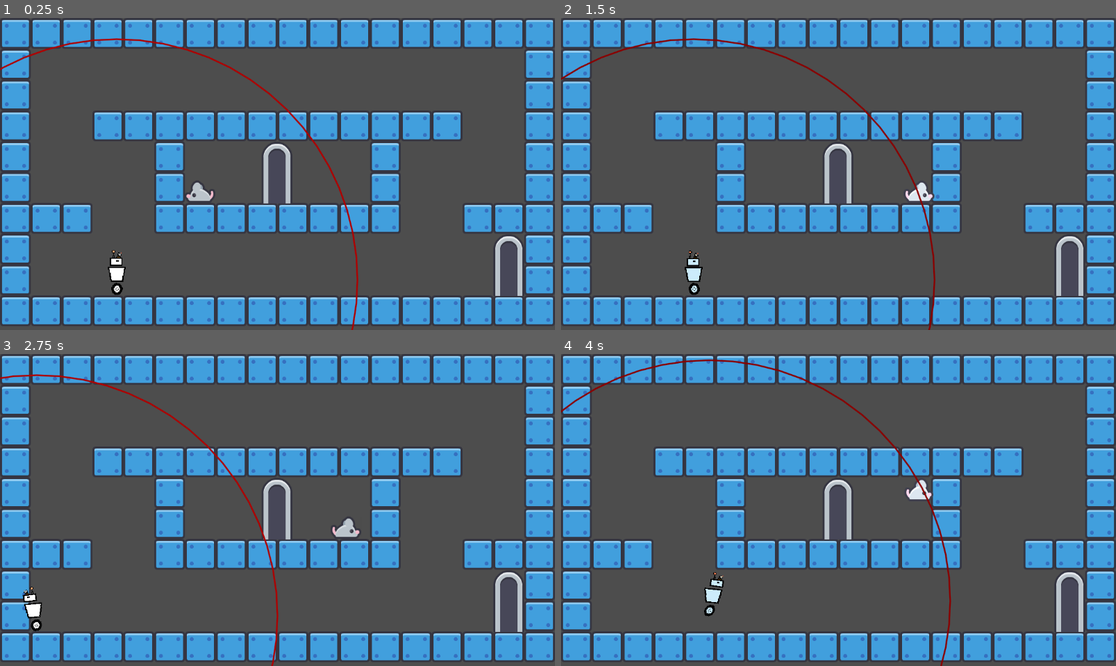
Above: before the commit, frames 1-4 (two rows, left to right).
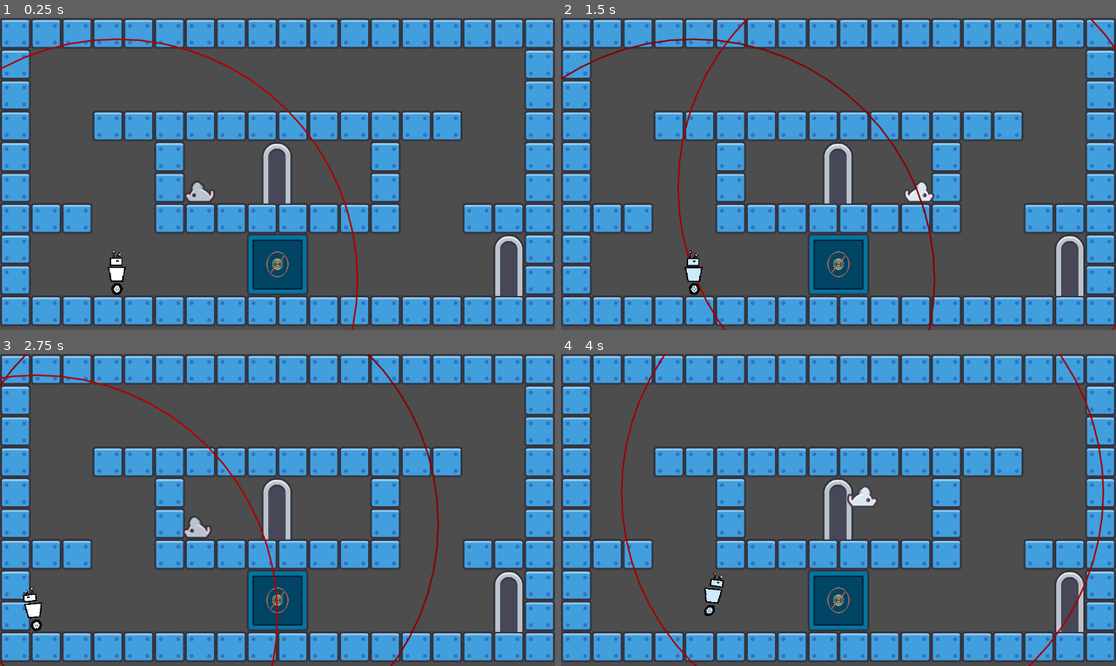
Above: after the commit, the same moments.

Repository: failstream/prototype-waveform-platformer
Game: Godot game, scene res://_test_scenes/new_level.tscn
Same seed, same stepped clock (60 frames per second), same inputs: the game is played once before the commit and once after it. This scene is started directly instead of the project's main scene.
Inputs:
- Up to frame 1 (0.25 s): no input
- Up to frame 2 (1.5 s): tap Enter (ui_accept) at 0.5 s; hold Right (right) from 0.53 s (still down); tap S (swap_character) at 0.6 s; tap Space (jump) at 0.77 s; tap A (toggle_wave_field) at 1.35 s
- Up to frame 3 (2.75 s): tap Space (jump) at 1.52 s; release Right (right) at 2.03 s; hold Left (left) from 2.03 s (still down); tap S (swap_character) at 2.1 s
- Up to frame 4 (4 s): release Left (left) at 2.78 s; hold Right (right) from 2.78 s (still down); tap A (toggle_wave_field) at 2.85 s; tap Space (jump) at 3.02, 3.77 s; tap S (swap_character) at 3.6 s

The runs differ from the first frame. In frame 1, 1.9% of the frame differs, in the area x 44-56%, y 69-89%; in frame 2, 2.3%; in frame 3, 2.7%; in frame 4, 3.8%, in the area x 0-98%, y 0-100%.

Commit message:
transmission area

Diff:
--- a/_test_scenes/new_level.tscn
+++ b/_test_scenes/new_level.tscn
@@ -1,13 +1,17 @@
-[gd_scene load_steps=6 format=4 uid="uid://br7ath8q2a4st"]
+[gd_scene load_steps=7 format=4 uid="uid://br7ath8q2a4st"]
 
 [ext_resource type="Script" uid="uid://c8n1mjk68o73k" path="res://gametree/level_root.gd" id="1_aedig"]
 [ext_resource type="TileSet" uid="uid://bcwq4dv7nibn2" path="res://tilemaps/base_tileset.tres" id="2_eagfs"]
 [ext_resource type="PackedScene" uid="uid://d03jhm5tmmkij" path="res://objects/door/door.tscn" id="3_ym4xb"]
 [ext_resource type="PackedScene" uid="uid://k70btbum306m" path="res://characters/mouse/mouse.tscn" id="5_0pe0e"]
 [ext_resource type="PackedScene" uid="uid://ddkquk3mno5l8" path="res://characters/robot/robot.tscn" id="5_ym4xb"]
+[ext_resource type="PackedScene" uid="uid://deuer31dnou3a" path="res://objects/transmission_modifiers/transmission_changer_area/transmission_changer.tscn" id="6_c33sv"]
 
 [node name="NewLevel" type="Node2D"]
 script = ExtResource("1_aedig")
+
+[node name="TransmissionChanger" parent="." instance=ExtResource("6_c33sv")]
+position = Vector2(576, 512)
 
 [node name="TileMapLayer" type="TileMapLayer" parent="."]
 tile_map_data = PackedByteArray("AAAAAAAAAAAAAAAAAAABAAAAAAAAAAAAAAACAAAAAAAAAAAAAAADAAAAAAAAAAAAAAAGAAAAAAAAAAAAAAAHAA …(1200 unchanged characters)…
--- a/characters/abstract/base_character.gd
+++ b/characters/abstract/base_character.gd
@@ -242,12 +242,13 @@
 
 func _toggle_transmission() -> void:
 
-  _is_currently_sending = not _is_currently_sending
+  set_transmission_status(not _is_currently_sending)
 
 
 func set_transmission_status(value: bool) -> void:
 
   _is_currently_sending = value
+  queue_redraw()
 
 
 func set_transmission_toggle_capability(value: bool) -> void:
--- a/objects/TransmissionArea/TransmissionArea.tscn
+++ /dev/null
@@ -1,5 +0,0 @@
-[gd_scene format=3 uid="uid://deuer31dnou3a"]
-
-[node name="TransmissionArea" type="Node2D"]
-
-[node name="Area2D" type="Area2D" parent="."]
--- a/objects/TransmissionArea/transmission_modifier_area.gd
+++ /dev/null
@@ -1,79 +0,0 @@
-## transmission_modifier_area.gd
-
-class_name TransmissionModifierArea
-extends Area2D
-## An area that changes the ability of the character that enters it. Can be set to change it back on
-## exit or to leave it. What if character overlaps two areas?
-
-## Transmission Possibilities:
-  ## ON ENTER
-  ## 1) Forces transmission ON
-  ## 2) Forces transmission OFF
-  ##
-  ## ON EXIT
-  ## 1) Leaves transmission FORCED in the position it is in.
-  ## 2) Turns transmission off and returns character to default state.
-  ## 3) Turns transmission off and returns character to previous state.
-
-## Receiving Possibilities:
-  ## ON ENTER
-  ## 1) Forces receiving ON
-  ## 2) Forces receiving OFF
-  ##
-  ## ON EXIT
-  ## 1) Leaves receiving FORCED in the position it is in.
-  ## 2) Returns to the character default state.
-  ## 3) Returns to the character's previous state.
-
-## Switching Possibilities:
-  ## ON ENTER (player controlled)
-  ## 1) Disallows character switching
-  ## 2) Allows character switching
-  ##
-  ## ON EXIT (player controlled)
-  ## 1) Returns to default state
-  ## 2) Returns to previous state
-
-enum Type { FORCE_ON, FORCE_OFF, NO_CHANGE }
-
-@export var affects_transmission: Type = Type.NO_CHANGE
-@export var affects_receiving: Type = Type.NO_CHANGE
-@export var affects_switching: Type = Type.NO_CHANGE
-
-
-var previous_values: Dictionary[BaseCharacter, Dictionary] = {}
-
-
-func _ready() -> void:
-
-  connect(&"area_entered", _area_entered)
-  connect(&"area_exited", _area_exited)
-
-
-func _area_entered(area: Area2D) -> void:
-
-  if area.get_parent() is BaseCharacter:
-    _character_entered(area.get_parent())
-
-
-func _area_exited(area: Area2D) -> void:
-
-   if area.get_parent() is BaseCharacter:
-    pass
-
-
-func _character_entered(character: BaseCharacter) -> void:
-
-  assert(not previous_values.has(character))
-  match affects_transmission:
-    Type.FORCE_ON:
-      character.set_transmission_toggle_capability(false)
-      character.set_transmission_status(true)
-    Type.FORCE_OFF:
-      character.set_transmission_toggle_capability(false)
-      character.set_transmission_status(true)
-  match affects_receiving:
-    Type.FORCE_ON:
-      character.set_receiving_status(true)
-    Type.FORCE_OFF:
-      character.set_receiving_status(false)
--- /dev/null
+++ b/objects/transmission_modifiers/area_scripts/character_affecting_area2d.gd
@@ -0,0 +1,45 @@
+## character_affecting_area2d.gd
+
+@abstract
+class_name CharacterAffectingArea2D
+extends Area2D
+## An Area2D class that tracks BaseCharacters that enter it. Keeps an array of BaseCharacters to track
+## what characters are already in the area.
+
+var overlapping_characters: Array[BaseCharacter] = []
+
+func _ready() -> void:
+
+  connect(&"area_entered", _area_entered)
+  connect(&"area_exited", _area_exited)
+
+
+func tracks_character_type(_character: BaseCharacter) -> bool:
+  return true
+
+func character_present(character: BaseCharacter) -> bool:
+  if overlapping_characters.has(character):
+    return true
+  return false
+
+
+func _area_entered(area: Area2D) -> void:
+
+  var area_parent: Node = area.get_parent()
+  if area_parent is BaseCharacter and tracks_character_type(area_parent) and not overlapping_characters.has(area_parent):
+    character_entered(area_parent)
+
+
+func _area_exited(area: Area2D) -> void:
+
+  var area_parent: Node = area.get_parent()
+  if area_parent is BaseCharacter and overlapping_characters.has(area_parent):
+    character_exited(area_parent)
+
+
+func character_entered(character: BaseCharacter) -> void:
+  overlapping_characters.append(character)
+
+
+func character_exited(character: BaseCharacter) -> void:
+  overlapping_characters.remove_at(overlapping_characters.find(character))
--- /dev/null
+++ b/objects/transmission_modifiers/area_scripts/receiving_area2d.gd
@@ -0,0 +1,31 @@
+## receiving_area2d.gd
+
+class_name ReceivingArea2D
+extends CharacterAffectingArea2D
+
+enum Action { ON, OFF }
+enum ExitAction { LEAVE, DEFAULT, PREVIOUS }
+
+@export var effect: Action
+@export var on_exit: ExitAction
+
+var previous_toggle_value: Dictionary[BaseCharacter, bool] = {}
+
+func character_entered(character: BaseCharacter) -> void:
+  super.character_entered(character)
+  previous_toggle_value[character] = character._is_currently_receiving
+  if effect == Action.ON:
+    character.set_receiving_status(true)
+  else:
+    character.set_receiving_status(false)
+
+
+func character_exited(character: BaseCharacter) -> void:
+  super.character_exited(character)
+  if on_exit == ExitAction.LEAVE:
+    pass # do nothing
+  elif on_exit == ExitAction.DEFAULT:
+    character.set_receiving_status(character.can_receive_signals)
+  elif on_exit == ExitAction.PREVIOUS:
+    character.set_receiving_status(previous_toggle_value[character])
+  previous_toggle_value.erase(character)
--- /dev/null
+++ b/objects/transmission_modifiers/area_scripts/transmission_area2d.gd
@@ -0,0 +1,33 @@
+## transmission_area2d.gd
+
+class_name TransmissionArea2D
+extends CharacterAffectingArea2D
+
+enum Action { ON, OFF }
+enum ExitAction { LEAVE, DEFAULT, PREVIOUS }
+
+@export var effect: Action
+@export var on_exit: ExitAction
+
+var previous_toggle_value: Dictionary[BaseCharacter, bool] = {}
+
+func character_entered(character: BaseCharacter) -> void:
+  super.character_entered(character)
+  previous_toggle_value[character] = character._can_toggle_sending
+  if effect == Action.ON:
+    character.set_transmission_toggle_capability(false)
+    character.set_transmission_status(true)
+  else:
+    character.set_transmission_toggle_capability(false)
+    character.set_transmission_status(false)
+
+
+func character_exited(character: BaseCharacter) -> void:
+  super.character_exited(character)
+  if on_exit == ExitAction.LEAVE:
+    pass # do nothing
+  elif on_exit == ExitAction.DEFAULT:
+    character.set_transmission_toggle_capability(character.can_toggle_sending)
+  elif on_exit == ExitAction.PREVIOUS:
+    character.set_transmission_toggle_capability(previous_toggle_value[character])
+  previous_toggle_value.erase(character)
--- /dev/null
+++ b/objects/transmission_modifiers/transmission_changer_area/transmission_changer.gd
@@ -0,0 +1,34 @@
+
+@tool
+extends Node2D
+
+@export var sprite_2d: Sprite2D
+@export var collision_shape_2d: CollisionShape2D
+@export var nine_patch_rect: NinePatchRect
+
+
+const TILE_SIZE: int = 64
+
+## The size of the transmission area in tiles
+@export var size_in_tiles: Vector2 = Vector2(2, 2):
+  set(value):
+    size_in_tiles = value
+    set_sprite_2d_size()
+    set_collision_shape_size()
+
+
+func get_pixel_size() -> Vector2:
+  return size_in_tiles * TILE_SIZE
+
+
+func set_collision_shape_size() -> void:
+  if not collision_shape_2d:
+    return
+  collision_shape_2d.shape.extents = get_pixel_size() / 2
+
+
+func set_sprite_2d_size() -> void:
+  if not nine_patch_rect:
+    return
+  nine_patch_rect.size = get_pixel_size()
+  nine_patch_rect.position = -get_pixel_size() / 2
--- /dev/null
+++ b/objects/transmission_modifiers/transmission_changer_area/transmission_changer.tscn
@@ -0,0 +1,51 @@
+[gd_scene load_steps=6 format=3 uid="uid://deuer31dnou3a"]
+
+[ext_resource type="Script" uid="uid://cnnnug0jrlgr6" path="res://objects/transmission_modifiers/area_scripts/transmission_area2d.gd" id="1_3mlki"]
+[ext_resource type="Script" uid="uid://bm25cajlhowdj" path="res://objects/transmission_modifiers/transmission_changer_area/transmission_changer.gd" id="1_uwmhn"]
+[ext_resource type="Texture2D" uid="uid://wcxj8botchrx" path="res://objects/transmission_modifiers/transmission_changer_area/graphics_borders.png" id="2_rfe16"]
+[ext_resource type="Texture2D" uid="uid://dhnveydocw0t4" path="res://objects/transmission_modifiers/transmission_changer_area/transmission_graphics.png" id="3_6hbun"]
+
+[sub_resource type="RectangleShape2D" id="RectangleShape2D_uwmhn"]
+size = Vector2(128, 128)
+
+[node name="TransmissionChanger" type="Node2D" node_paths=PackedStringArray("sprite_2d", "collision_shape_2d", "nine_patch_rect")]
+script = ExtResource("1_uwmhn")
+sprite_2d = NodePath("Sprite2D")
+collision_shape_2d = NodePath("TransmissionArea2D/CollisionShape2D")
+nine_patch_rect = NodePath("NinePatchRect")
+
+[node name="NinePatchRect" type="NinePatchRect" parent="."]
+texture_filter = 1
+anchors_preset = 8
+anchor_left = 0.5
+anchor_top = 0.5
+anchor_right = 0.5
+anchor_bottom = 0.5
+offset_left = -64.0
+offset_top = -64.0
+offset_right = 64.0
+offset_bottom = 64.0
+grow_horizontal = 2
+grow_vertical = 2
+texture = ExtResource("2_rfe16")
+region_rect = Rect2(0, 0, 64, 64)
+patch_margin_left = 18
+patch_margin_top = 18
+patch_margin_right = 18
+patch_margin_bottom = 18
+
+[node name="Sprite2D" type="Sprite2D" parent="."]
+texture_repeat = 2
+texture = ExtResource("3_6hbun")
+region_enabled = true
+region_rect = Rect2(0, 0, 64, 64)
+
+[node name="TransmissionArea2D" type="Area2D" parent="."]
+collision_layer = 0
+collision_mask = 2
+script = ExtResource("1_3mlki")
+on_exit = 1
+metadata/_custom_type_script = "uid://cnnnug0jrlgr6"
+
+[node name="CollisionShape2D" type="CollisionShape2D" parent="TransmissionArea2D"]
+shape = SubResource("RectangleShape2D_uwmhn")
Not shown, removed: objects/TransmissionArea/transmission_modifier_area.gd.uid
Not shown, added: objects/transmission_modifiers/area_scripts/character_affecting_area2d.gd.uid
Not shown, added: objects/transmission_modifiers/area_scripts/receiving_area2d.gd.uid
Not shown, added: objects/transmission_modifiers/area_scripts/transmission_area2d.gd.uid
Binary file added: objects/transmission_modifiers/transmission_changer_area/graphics_borders.png
Not shown, added: objects/transmission_modifiers/transmission_changer_area/graphics_borders.png.import
Not shown, added: objects/transmission_modifiers/transmission_changer_area/transmission_changer.gd.uid
Binary file added: objects/transmission_modifiers/transmission_changer_area/transmission_graphics.png
Not shown, added: objects/transmission_modifiers/transmission_changer_area/transmission_graphics.png.import
